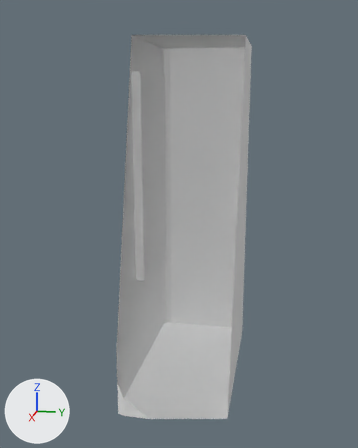
An edit to the Blender file Blend/Parque/ParkVendingMachine.blend, drawn before and after from the same camera.
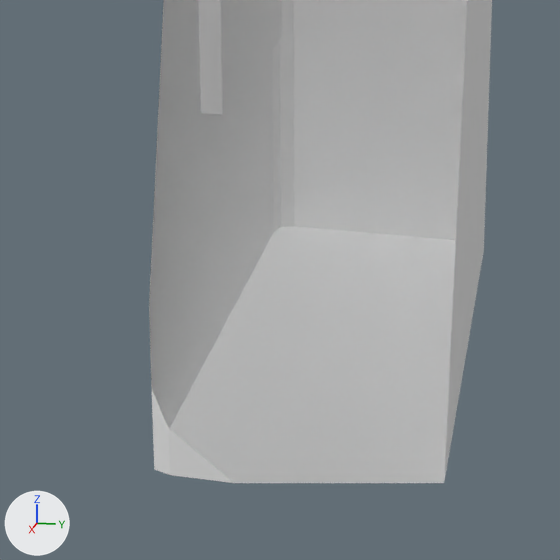
There are two pictures of each version: one whole from a 50 mm lens placed at (2.863, 0.505, 1.65), pointed at (0.023, -0.063, 0.94), one close up on the part from 17% to 76% of the width and 53% to 100% of the height. The axes (+X, +Y, +Z) are drawn at lower left. The lights are the same throughout. Everything nearer to the camera than a plane just in front of the edit is cut away. Materials are left out; every surface is plain grey.

Names of what the first close-up shows: 'ParkVendingMachine'.
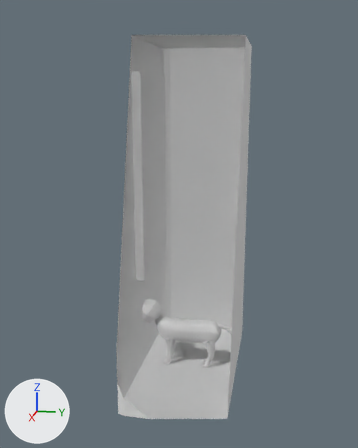
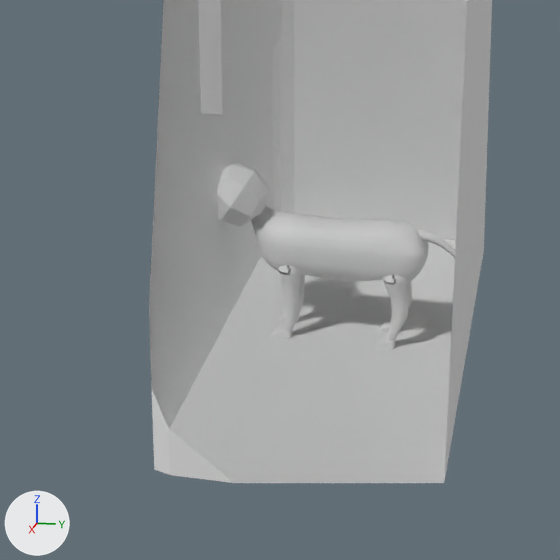
The newer file is also rescaled (x1.792), turned or shifted as a whole; pictures and numbers use the older file's frame.

Pixel boxes [x1, y1, x2, y2] of what changed, in the close-ups (560 x 560 px):
'BaseCat', added: after [217, 163, 455, 349]

Patch to the scene script:
```diff
--- a/Blend/Parque/ParkVendingMachine.blend.py
+++ b/Blend/Parque/ParkVendingMachine.blend.py
@@ me_basecat @@
+me_basecat.from_pydata(...)  # 4952 vertices, 4808 faces; spans x -13.4..13.8, y -0.9..75.8, z -61.1..51.9
@@ ob_basecat @@
+ob_basecat = bpy.data.objects.new('BaseCat', me_basecat)
+ob_basecat.location = (-0.026, -0.05, -0.002)
+ob_basecat.rotation_euler = (1.571, 0.0, 0.0)  # degrees (90, 0, 0)
+ob_basecat.scale = (0.00558, 0.00558, 0.00558)
```
